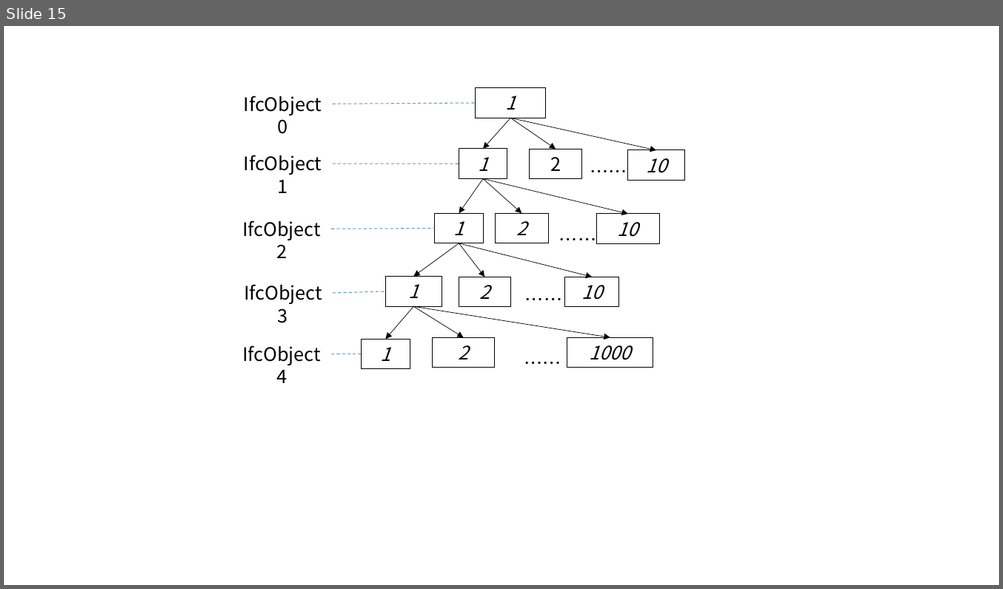
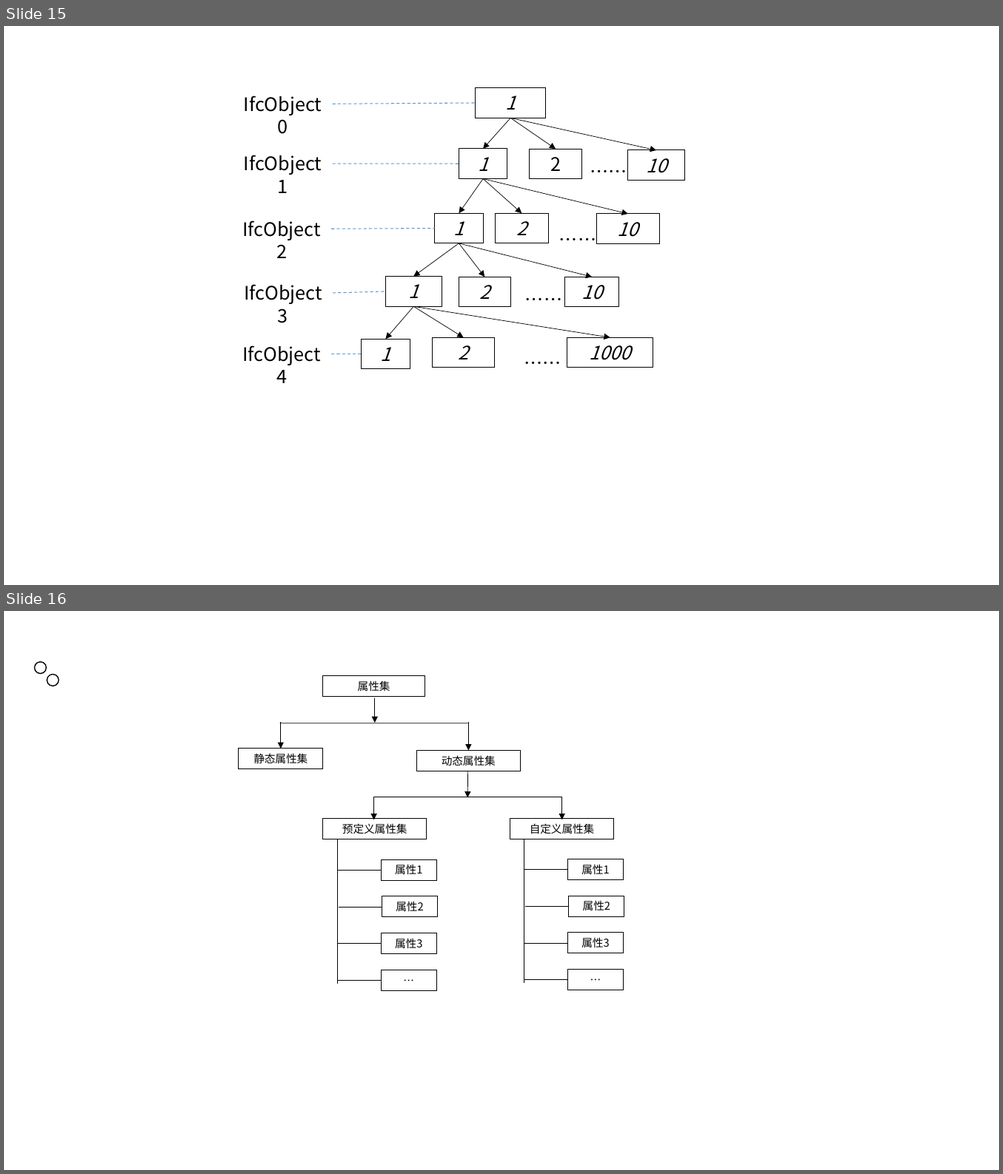
Before and after one commit to yayadi23/BIM, a slide deck: 毕业论文资料/毕业论文图.pptx. Shown one above the other, each under a label of ours: slide 15 before the commit, slides 15 and 16 after it. The pictures are 1003x589 and 1003x1174 pixels, drawn with LibreOffice and Linux fonts; fonts in the diff are those of the drawing. Boxes give left, top, right and bottom in pixels: in the first picture for what was removed or moved away, otherwise in the second. Text is boxed around its words. In the diff, an @@ line names an element or a change of style, - is before the commit and + after.

```diff
--- a/毕业论文资料/毕业论文图.pptx
+++ b/毕业论文资料/毕业论文图.pptx
@@ slide 16 added at (4, 611, 999, 1170), background #FFFFFF @@
@@ ellipse added at (34, 662, 46, 674), outline #000000 1 pt @@
@@ ellipse added at (47, 675, 60, 686), outline #000000 1 pt @@
@@ rectangle added at (323, 676, 425, 697), outline #000000 0.75 pt, 10.5 pt, text #000000 @@
+属性集
@@ arrow added from (375, 698) to (375, 723), #000000 0.5 pt @@
@@ line added from (468, 723) to (280, 723), #000000 0.5 pt @@
@@ arrow added from (281, 722) to (281, 749), #000000 0.5 pt @@
@@ arrow added from (468, 722) to (468, 751), #000000 0.5 pt @@
@@ rectangle added at (239, 749, 323, 769), outline #000000 0.75 pt, 10.5 pt, text #000000 @@
+静态属性集
@@ rectangle added at (417, 751, 521, 772), outline #000000 0.75 pt, 10.5 pt, text #000000 @@
+动态属性集
@@ arrow added from (468, 772) to (467, 797), #000000 0.5 pt @@
@@ line added from (562, 797) to (374, 797), #000000 0.5 pt @@
@@ arrow added from (374, 797) to (374, 820), #000000 0.5 pt @@
@@ arrow added from (562, 797) to (562, 820), #000000 0.5 pt @@
@@ rectangle added at (323, 819, 427, 840), outline #000000 0.75 pt, 10.5 pt, text #000000 @@
+预定义属性集
@@ rectangle added at (510, 819, 614, 840), outline #000000 0.75 pt, 10.5 pt, text #000000 @@
+自定义属性集
@@ line added from (338, 840) to (338, 984), #000000 0.5 pt @@
@@ line added from (524, 840) to (524, 983), #000000 0.5 pt @@
@@ line added from (338, 870) to (381, 870), #000000 0.5 pt @@
@@ rectangle added at (381, 860, 436, 881), outline #000000 0.75 pt, 10.5 pt, text #000000 @@
+属性1
@@ line added from (524, 870) to (567, 870), #000000 0.5 pt @@
@@ rectangle added at (567, 860, 623, 880), outline #000000 0.75 pt, 10.5 pt, text #000000 @@
+属性1
@@ rectangle added at (381, 897, 437, 917), outline #000000 0.75 pt, 10.5 pt, text #000000 @@
+属性2
@@ rectangle added at (569, 896, 624, 917), outline #000000 0.75 pt, 10.5 pt, text #000000 @@
+属性2
@@ line added from (338, 907) to (381, 907), #000000 0.5 pt @@
@@ line added from (526, 906) to (569, 906), #000000 0.5 pt @@
@@ rectangle added at (381, 934, 436, 954), outline #000000 0.75 pt, 10.5 pt, text #000000 @@
+属性3
@@ line added from (524, 943) to (567, 943), #000000 0.5 pt @@
@@ rectangle added at (567, 934, 623, 954), outline #000000 0.75 pt, 10.5 pt, text #000000 @@
+属性3
@@ line added from (338, 944) to (381, 944), #000000 0.5 pt @@
@@ line added from (338, 980) to (381, 980), #000000 0.5 pt @@
@@ rectangle added at (381, 971, 436, 991), outline #000000 0.75 pt, 10.5 pt, text #000000 @@
+…
@@ line added from (524, 980) to (567, 980), #000000 0.5 pt @@
@@ rectangle added at (567, 970, 623, 991), outline #000000 0.75 pt, 10.5 pt, text #000000 @@
+…
```
Also in this commit, not shown: 1 slide changed, 9 other slides added, 4 other files.
